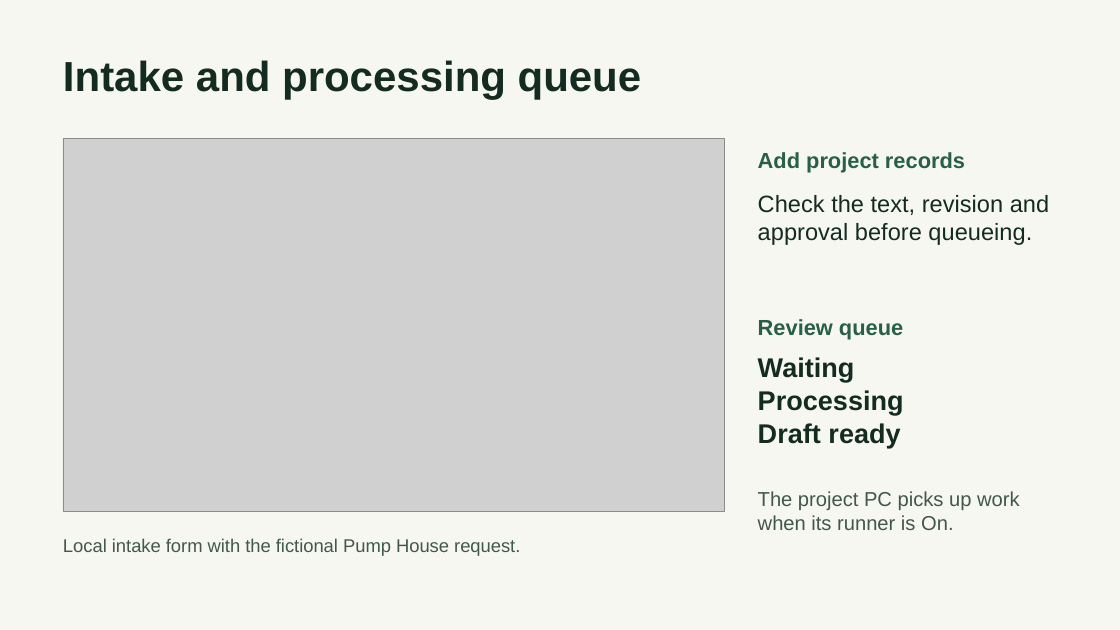
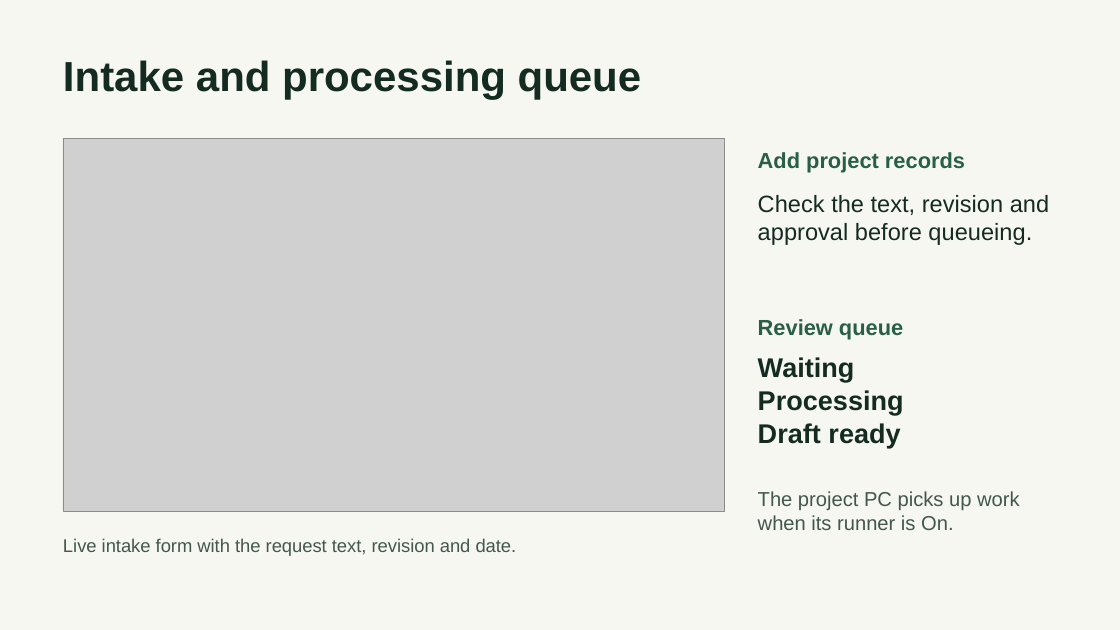
Before and after one commit to AnthonyFald/capstone-grp2, a slide deck: slide 4 of documents/demo-3/Demo 3 Presentation.pptx (slide 3 before the commit). Drawn at 1120x630 pixels with LibreOffice and Linux fonts; fonts in the diff are those of the drawing; grey boxes stand for pictures. Boxes give left, top, right and bottom in pixels: in the first picture for what was removed or moved away, otherwise in the second. Text is boxed around its words. In the diff, an @@ line names an element or a change of style, - is before the commit and + after.

Commit message:
Verify live Demo 3 RFI guidance and follow-up workflow

```diff
--- a/documents/demo-3/Demo 3 Presentation.pptx
+++ b/documents/demo-3/Demo 3 Presentation.pptx
@@ text at <box>63,538,517,556</box>: text changed @@
-Local intake form with the fictional Pump House request.
+Live intake form with the request text, revision and date.
```
Also in this commit, not shown: 2 other slides changed, 2 slides added, 1 slide removed, 10 other files.
